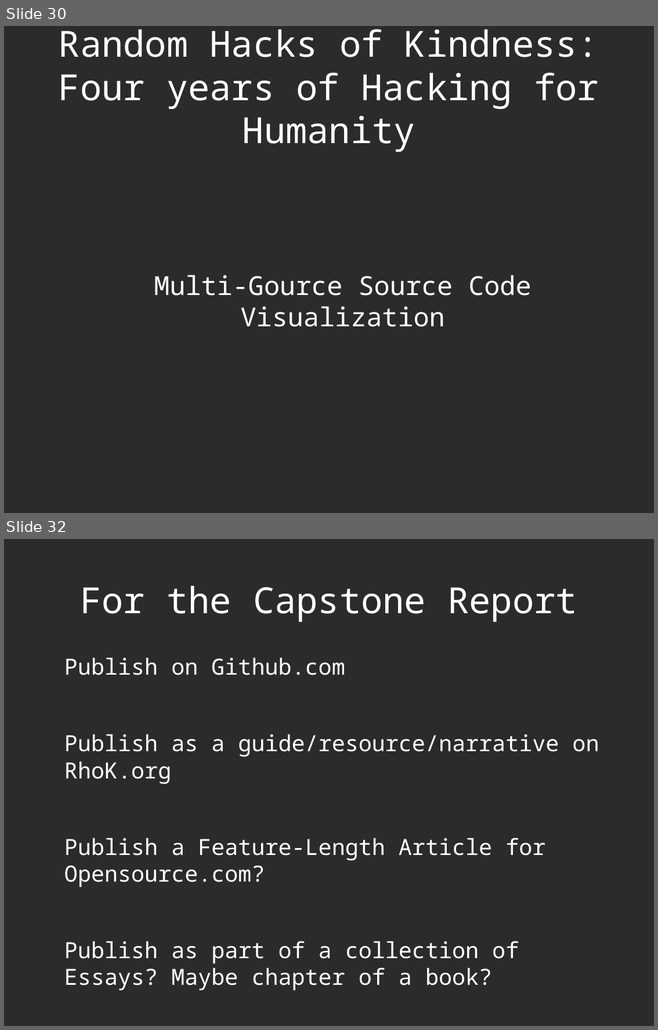
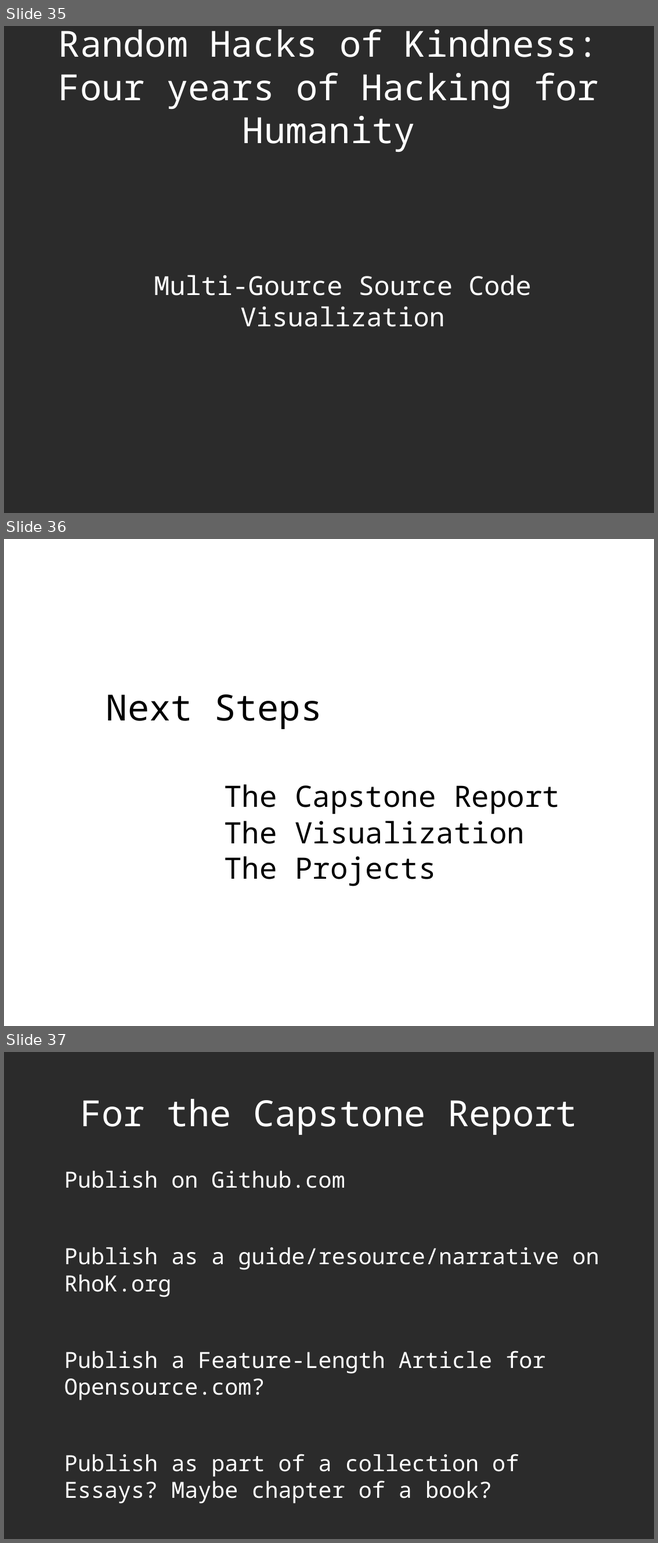
Before and after one commit to decause/RITCapstone, a slide deck: capstone-remy-preso.odp. Shown one above the other, each under a label of ours: slides 30 and 32 before the commit, slides 35, 36 and 37 after it; the slides between them are not shown. The pictures are 658x1030 and 658x1543 pixels, drawn with LibreOffice and Linux fonts; fonts in the diff are those of the drawing; background and template pictures are left out; a plain dark background stands for a picture behind light text. Boxes give left, top, right and bottom in pixels: in the first picture for what was removed or moved away, otherwise in the second. Text is boxed around its words. In the diff, an @@ line names an element or a change of style, - is before the commit and + after.

```diff
--- a/capstone-remy-preso.odp
+++ b/capstone-remy-preso.odp
@@ slide 36 added at (4,539,654,1026), background picture (left out) @@
@@ title added at (106,694,560,886), 36 pt, text #000000 @@
+Next Steps
+The Capstone Report
+The Visualization
+The Projects
@@ what was slide 30 is now slide 35 @@
@@ what was slide 32 is now slide 37 @@
```
Also in this commit, not shown: 17 slides changed, 9 other slides added, 5 slides removed.
